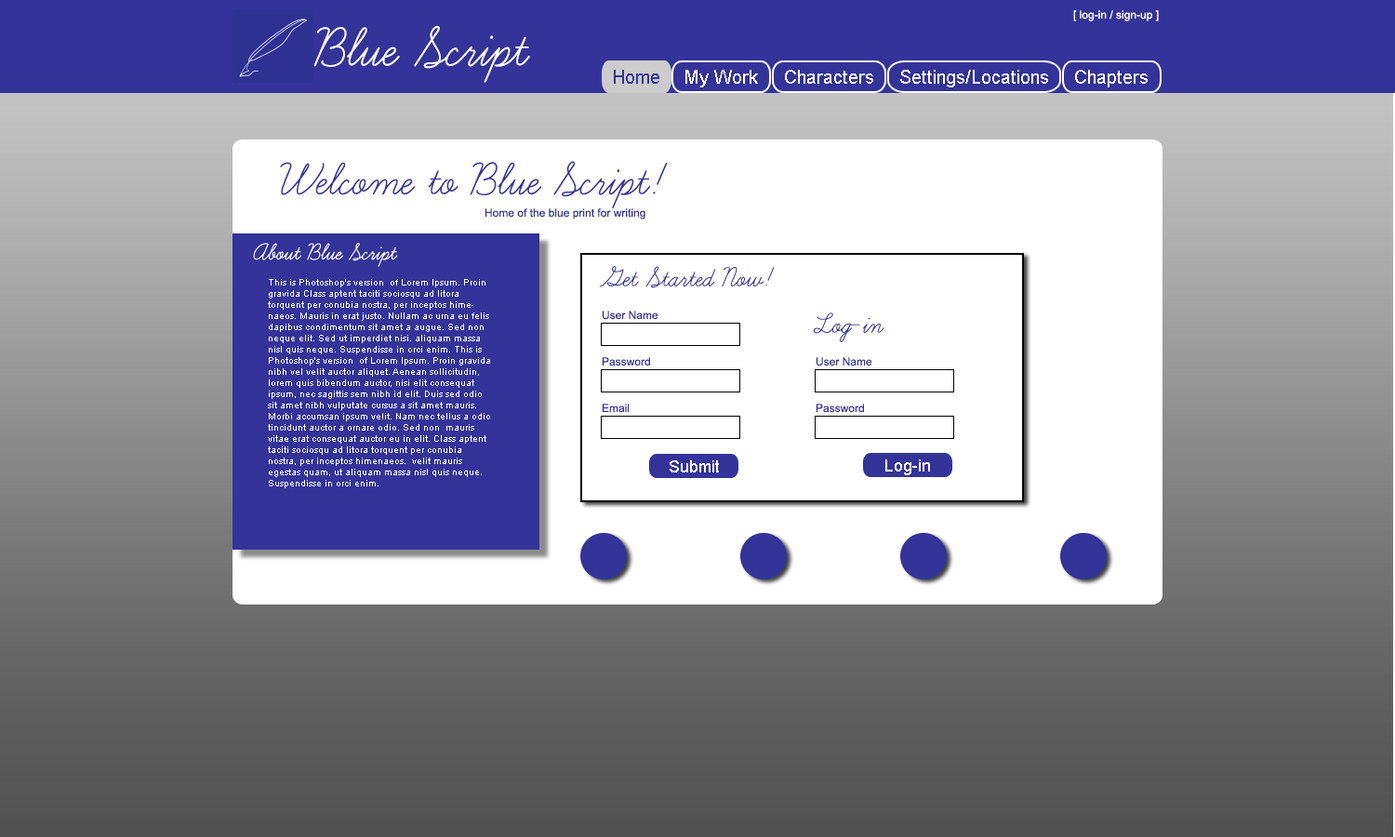
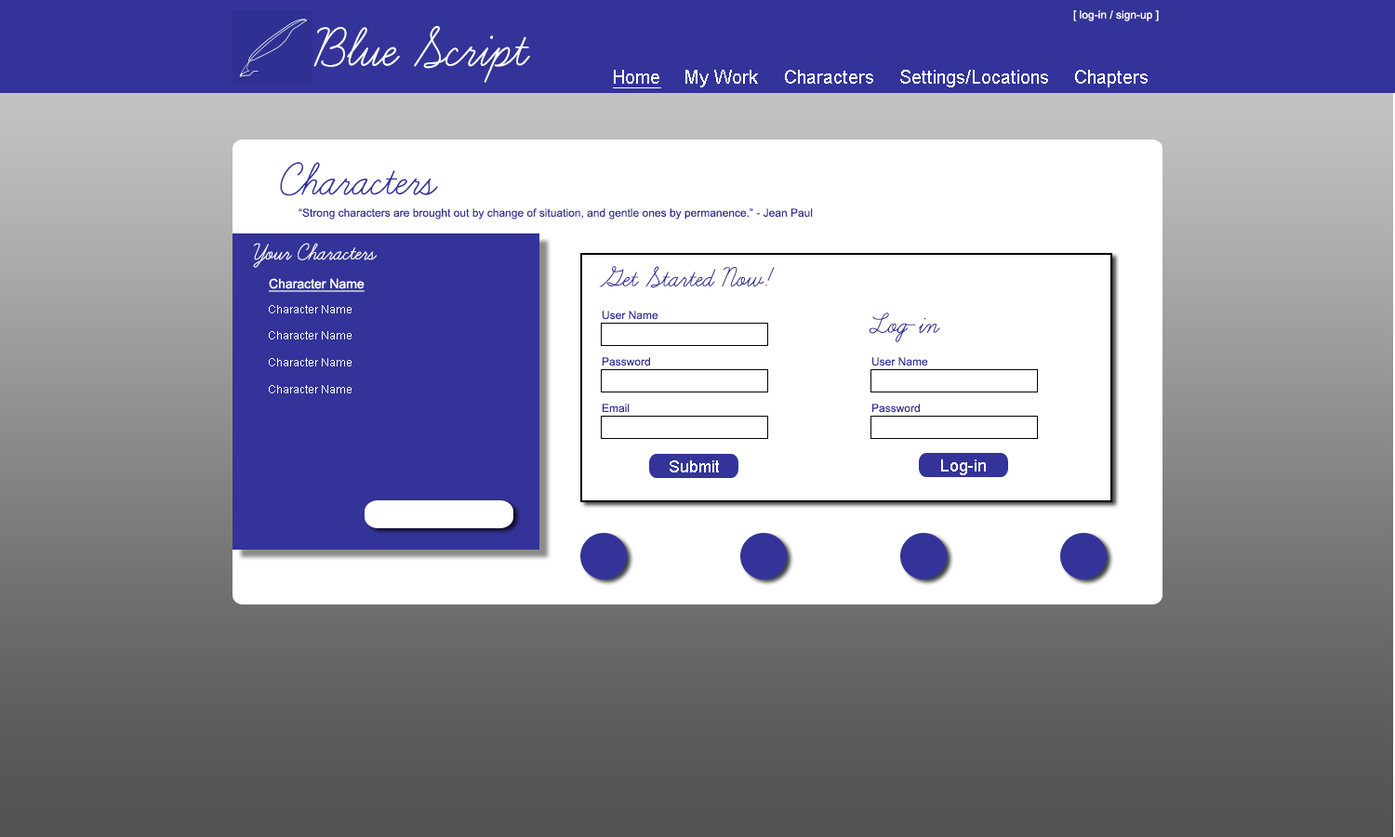
Layers edited between the first and the second 1395x837 image:
hid group "Navigatrion" (15 layers) over [601, 60, 1162, 94]
added group "Navigatrion02" with 5 layers in group "Header" over [612, 69, 1067, 89]
hid group "HomePage" (33 layers) over [252, 160, 1120, 535]
added group "CharactersPage" with 34 layers above "BoxesCircles" over [252, 161, 1038, 529]
added group "Title" (2nd of 2, in "CharactersPage") with 2 layers in group "CharactersPage" over [279, 161, 813, 220]
added layer "“Strong characters are brought out by change of situation, and" in group "Title" over [298, 208, 813, 220]
added group "ListBox" with 4 layers in group "CharactersPage" over [252, 242, 514, 529]
added layer "Character Name Character Name Character Name Character Name" in group "ListBox" over [268, 305, 352, 394]
added group "Signup/login" (2nd of 2, in "CharactersPage") with 25 layers in group "CharactersPage" over [739, 265, 1038, 480]
added group "Login" (2nd of 2, in "CharactersPage" › "Signup/login") with 10 layers in group "Signup/login" over [868, 312, 1038, 479]
added group "UserName" (4th of 4, in "CharactersPage" › "Signup/login" › "Login") with 2 layers in group "Login" over [870, 357, 1038, 393]
added group "Password" (7th of 8, in "CharactersPage" › "Signup/login" › "Login") with 2 layers in group "Login" over [870, 403, 1038, 439]
added group "Log-inButton" (2nd of 2, in "CharactersPage" › "Signup/login" › "Login") with 3 layers in group "Login" over [868, 312, 1011, 478]
added group "BoxesCircles" with 8 layers above "Background" over [252, 160, 1120, 535]
moved "About Box" into group "BoxesCircles" over [252, 242, 521, 535]
moved "border" into group "BoxesCircles", painted on it over [739, 252, 1113, 503]
renamed "WelcomeBox" to "WhiteBox", moved it into group "BoxesCircles" over [252, 160, 1120, 535]
painted on "BackDrop" over [601, 60, 1162, 92]
…and 30 more changes (20 added, 5 moved_by, 5 painted, 1 stack)
